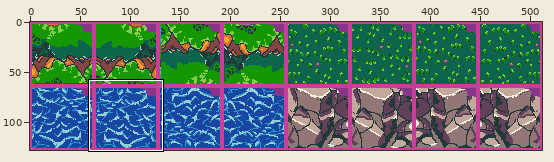
One commit to this sprite sheet: graphics/tileset4.png. The picture above shows the old version from afar; the outline marks the close-up.
Close-up. As it was:
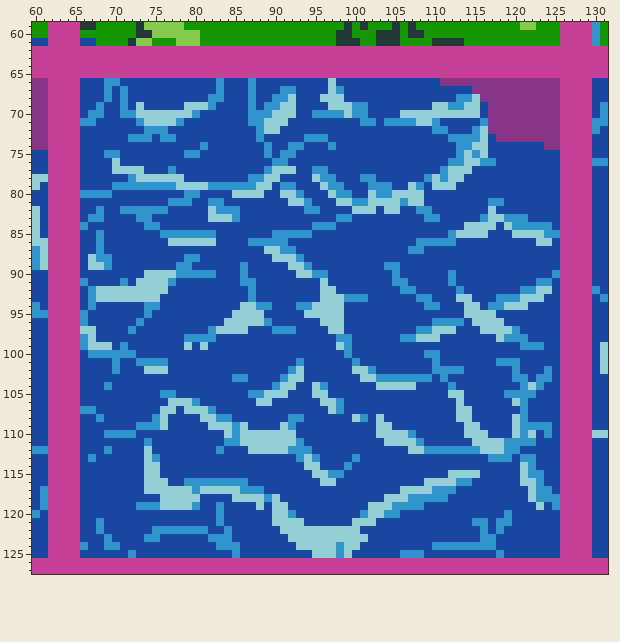
The file is 512x128 pixels. Shown: x 60..131, y 59..127.
After the commit:
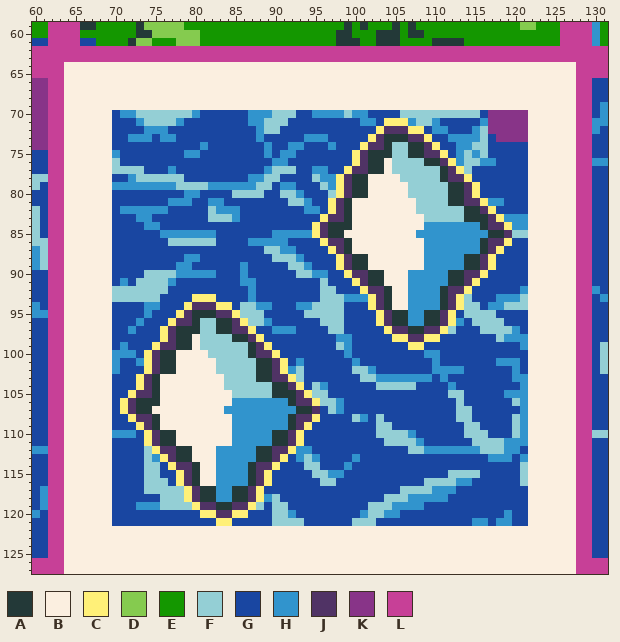
Palette (. is transparent): A #233938  B #fbefe0  C #fff078  D #85cb4f  E #149700  F #94cfd5  G #1946a1  H #3194cd  J #503365  K #883488  L #c74097
The edit:
Changed rows in their new state; - is an unchanged pixel.
first column x 64:
 64 BBBBBBBBBBBBBBBBBBBBBBBBBBBBBBBBBBBBBBBBBBBBBBBBBBBBBBBBBBBBBBBB
 65 BBBBBBBBBBBBBBBBBBBBBBBBBBBBBBBBBBBBBBBBBBBBBBBBBBBBBBBBBBBBBBBB
 66 BBBBBBBBBBBBBBBBBBBBBBBBBBBBBBBBBBBBBBBBBBBBBBBBBBBBBBBBBBBBBBBB
 67 BBBBBBBBBBBBBBBBBBBBBBBBBBBBBBBBBBBBBBBBBBBBBBBBBBBBBBBBBBBBBBBB
 68 BBBBBBBBBBBBBBBBBBBBBBBBBBBBBBBBBBBBBBBBBBBBBBBBBBBBBBBBBBBBBBBB
 69 BBBBBBBBBBBBBBBBBBBBBBBBBBBBBBBBBBBBBBBBBBBBBBBBBBBBBBBBBBBBBBBB
 70 BBBBBB----------------------------------------------------BBBBBB
 71 BBBBBB----------------------------------CCC---------------BBBBBB
 72 BBBBBB---------------------------------CJJJCC-------------BBBBBB
 73 BBBBBB--------------------------------CJAAAJJC------------BBBBBB
 74 BBBBBB-------------------------------CJJAFFAAJC-----------BBBBBB
 75 BBBBBB------------------------------CJAAAFFAAJJC----------BBBBBB
 76 BBBBBB------------------------------CJAABFFFFAAJC---------BBBBBB
 77 BBBBBB-----------------------------CJJAABFFFFFFAJC--------BBBBBB
 78 BBBBBB----------------------------CJAABBBBFFFF-AJJC-------BBBBBB
 79 BBBBBB----------------------------CJAABBBBB-FF--AAJC------BBBBBB
 80 BBBBBB----------------------------CJAABBBBB--FFFAAJC------BBBBBB
 81 BBBBBB---------------------------CJABBBBBBBB-FFFAAJJC-----BBBBBB
 82 BBBBBB---------------------------CJABBBBBBBBFFFFFFAAJC----BBBBBB
 83 BBBBBB--------------------------CJJABBBBBBBBBFFFFFAAAJC---BBBBBB
 84 BBBBBB-------------------------CJAAABBBBBBBBBHHHHHHHAJJC--BBBBBB
 85 BBBBBB-------------------------CJAABBBBBBBBBHHHH-HHHHAAJ--BBBBBB
 86 BBBBBB--------------------------CJJABBBBBBBBB----HHHAJJC--BBBBBB
 87 BBBBBB---------------------------CJABBBBBBBBBHHHHHHHAJC---BBBBBB
 88 BBBBBB----------------------------CJAABBBBBBBHHHHHAAJC----BBBBBB
 89 BBBBBB----------------------------CJAABBBBBBBHHHHHAAJC----BBBBBB
 90 BBBBBB-----------------------------CJJAABBBHHHHHAAJJC-----BBBBBB
 91 BBBBBB------------------------------CJAABBBHHHHHAAJC------BBBBBB
 92 BBBBBB-------------------------------CJJABB-HHHAJJC-------BBBBBB
 93 BBBBBB----------CCC-------------------CJABBH--HAJC--------BBBBBB
 94 BBBBBB---------CJJJCC-----------------CJABBHH--AJC--------BBBBBB
 95 BBBBBB--------CJAAAJJC-----------------CJAAHHAAJC---------BBBBBB
 96 BBBBBB-------CJJAFFAAJC----------------CJAAHHAAJC---------BBBBBB
 97 BBBBBB------CJAAAFFAAJJC----------------CJJAAJJC----------BBBBBB
 98 BBBBBB------CJAABFFFFAAJC----------------CCJJCC-----------BBBBBB
 99 BBBBBB-----CJJAAB-FFFFFAJC-----------------CC-------------BBBBBB
100 BBBBBB----CJAABBBBFFFFFAJJC-------------------------------BBBBBB
101 BBBBBB----CJAABBBBBFFFFFAAJC------------------------------BBBBBB
102 BBBBBB----CJAABBBBBFFFFFAAJC------------------------------BBBBBB
103 BBBBBB---CJABBBBBBBBFFFFAAJJC-----------------------------BBBBBB
104 BBBBBB---CJABBBBBBBBFFFFFFAAJC----------------------------BBBBBB
105 BBBBBB--CJJABBBBBBBBBFFFF-AAAJC---------------------------BBBBBB
106 BBBBBB-CJAAABBBBBBBBBHHHHHHHAJJC--------------------------BBBBBB
107 BBBBBB-CJAABBBBBBBBBHHHHHHHHHAAJ--------------------------BBBBBB
108 BBBBBB--CJJABBBBBBBBBHHHHHHHAJJC--------------------------BBBBBB
109 BBBBBB---CJABBBBBBBBB-HHHHHHAJC---------------------------BBBBBB
110 BBBBBB----CJAABBBBBBB-HHHHAAJC----------------------------BBBBBB
111 BBBBBB----CJAABBBBBBB-HHHHAAJC----------------------------BBBBBB
112 BBBBBB-----CJJAABBB-HHHHAAJJC-----------------------------BBBBBB
113 BBBBBB------CJAABBBHHHHHAAJC------------------------------BBBBBB
114 BBBBBB-------CJJABBHHHHAJJC-------------------------------BBBBBB
115 BBBBBB--------CJABBHHHHAJC--------------------------------BBBBBB
116 BBBBBB--------CJABB----AJC--------------------------------BBBBBB
117 BBBBBB---------CJAAHHAAJC---------------------------------BBBBBB
118 BBBBBB---------CJAAHHAAJC---------------------------------BBBBBB
119 BBBBBB----------CJJAAJJC----------------------------------BBBBBB
120 BBBBBB-----------CCJJCC-----------------------------------BBBBBB
121 BBBBBB-------------CC-------------------------------------BBBBBB
122 BBBBBBBBBBBBBBBBBBBBBBBBBBBBBBBBBBBBBBBBBBBBBBBBBBBBBBBBBBBBBBBB
123 BBBBBBBBBBBBBBBBBBBBBBBBBBBBBBBBBBBBBBBBBBBBBBBBBBBBBBBBBBBBBBBB
124 BBBBBBBBBBBBBBBBBBBBBBBBBBBBBBBBBBBBBBBBBBBBBBBBBBBBBBBBBBBBBBBB
125 BBBBBBBBBBBBBBBBBBBBBBBBBBBBBBBBBBBBBBBBBBBBBBBBBBBBBBBBBBBBBBBB
126 BBBBBBBBBBBBBBBBBBBBBBBBBBBBBBBBBBBBBBBBBBBBBBBBBBBBBBBBBBBBBBBB
127 BBBBBBBBBBBBBBBBBBBBBBBBBBBBBBBBBBBBBBBBBBBBBBBBBBBBBBBBBBBBBBBB
Boxes around the changes in both close-ups, in picture pixels (x1, y1, x2, y2):
changed: (64, 62, 576, 574)
